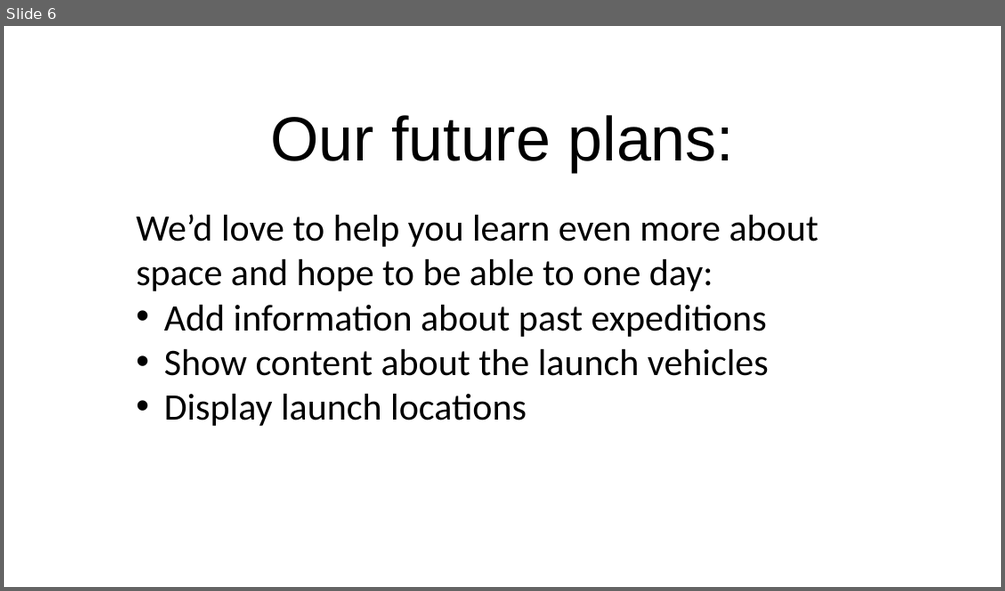
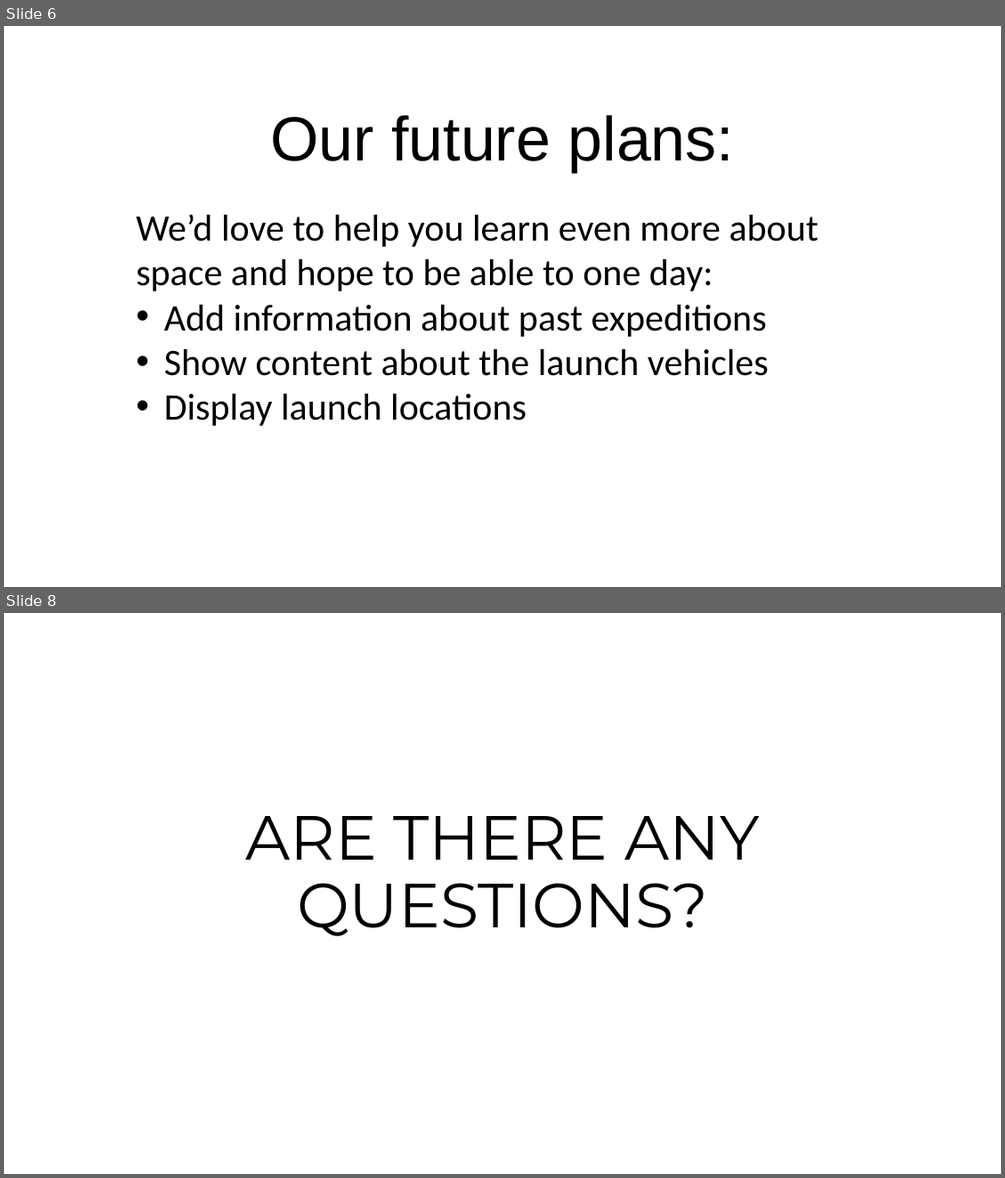
Before and after one commit to jamwil1226/quickvibes, a slide deck: Space Explorer Group Presentation.pptx. Shown one above the other, each under a label of ours: slide 6 before the commit, slides 6 and 8 after it; the slides between them are not shown. The pictures are 1005x591 and 1005x1178 pixels, drawn with LibreOffice and Linux fonts; fonts in the diff are those of the drawing. Boxes give left, top, right and bottom in pixels: in the first picture for what was removed or moved away, otherwise in the second. Text is boxed around its words. In the diff, an @@ line names an element or a change of style, - is before the commit and + after.

```diff
--- a/Space Explorer Group Presentation.pptx
+++ b/Space Explorer Group Presentation.pptx
@@ slide 8 added at (4,613,1001,1174), background #FFFFFF @@
@@ title added at (245,816,760,936), 60 pt, text #000000 @@
+ARE THERE ANY QUESTIONS?
```
Also in this commit, not shown: 2 slides changed, 1 other file.
